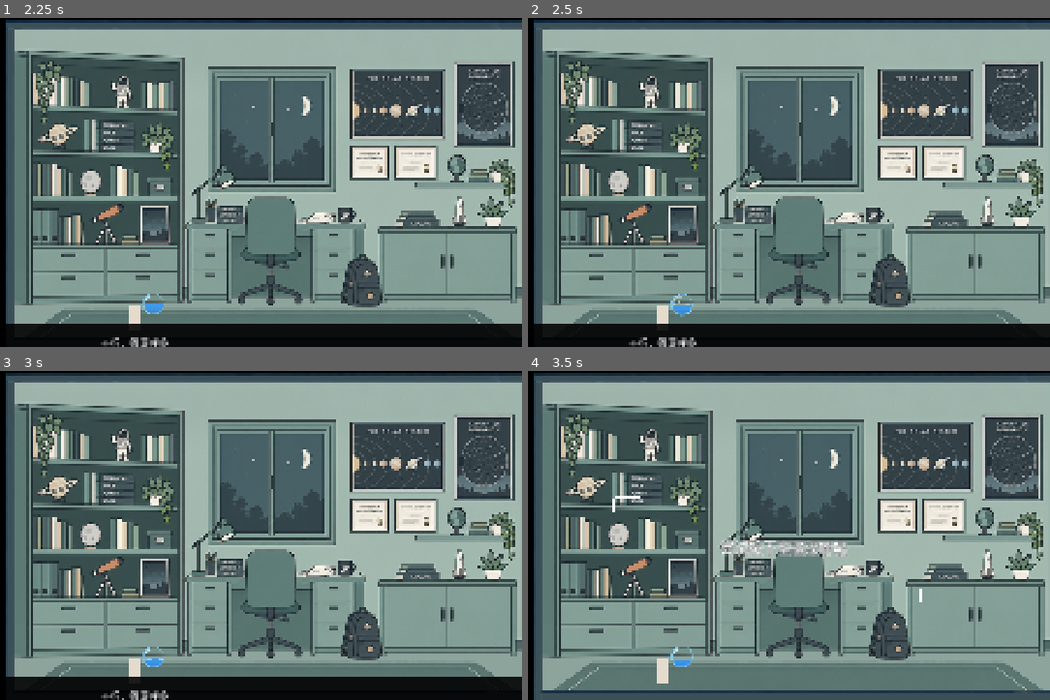
Above: before the commit, frames 1-4 (two rows, left to right).
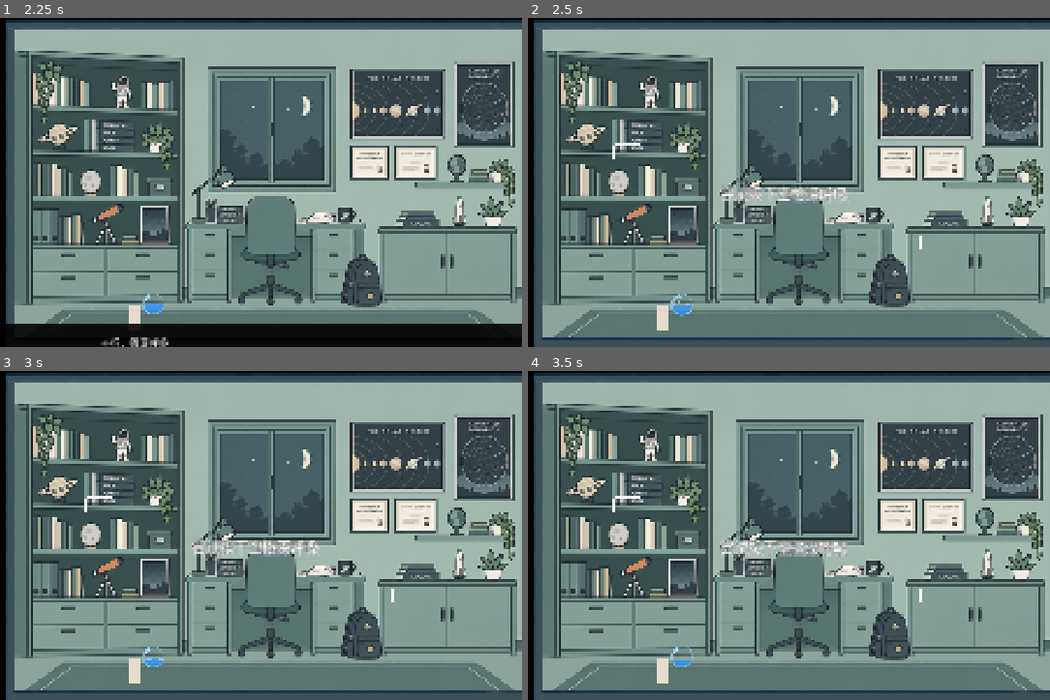
Above: after the commit, the same moments.

Repository: genshi-kotoba/Spine
Game: Godot game, scene res://scenes/c3_level.tscn
The game is run twice, just before and just after one commit, with the same random seed, the same clock (stepped at 60 frames per second) and the same inputs.
Inputs (mouse positions are in pixels of both pictures, inside the frame that each line leads up to):
- Up to frame 1 (2.25 s): tap Enter at 0.5, 0.6, 1.55, 2 s; move the mouse to (302, 166) at 0.52 s; hold D (move_right) 0.53-1.28 s; click (302, 166) at 0.67 s; tap Keypad Enter at 0.8, 1.35 s; tap Space (breathe) at 1.25 s; move the mouse to (outside the picture) at 1.27 s; hold A (move_left) 1.28-2.03 s; move the mouse to (214, 110) at 2.02 s; hold D (move_right) from 2.03 s (still down); hold Space (breathe) from 2.03 s (still down)
- Up to frame 2 (2.5 s): keep holding D (move_right); keep holding Space (breathe); tap Keypad Enter at 2.3 s
- Up to frame 3 (3 s): keep holding D (move_right); move the mouse to (93, 601) at 2.77 s; release Space (breathe) at 2.78 s; tap T (dialogue_t) at 2.85 s; click (93, 601) at 2.92 s
- Up to frame 4 (3.5 s): keep holding D (move_right); tap Enter at 3.05 s

Frame 1 is identical in both runs. In frame 2, 7.6% of the frame differs, in the area x 1-100%, y 37-100%; in frame 3, 7.7%; in frame 4, nothing differs.

Commit message:
fix(dialogue): advance interactive lines with any key

Diff:
--- a/Spine/scripts/ui/DialogueBox.gd
+++ b/Spine/scripts/ui/DialogueBox.gd
@@ -2,7 +2,7 @@
 extends CanvasLayer
 ## DialogueBox — 剧情对话 UI
 ## 文本左右居中、距画面下边缘 100px（锚点布局，分辨率变化保持相对位置）。
-## 交互模式：Enter 切句 + 1s 冷却 + 锁定输入；自动模式：每句 4s 自动切换，不锁输入。
+## 交互模式：任意键切句 + 1s 冷却 + 锁定输入；自动模式：每句 4s 自动切换，不锁输入。
 
 ## 播完一段对话时发出（DialogueManager 监听以驱动队列）
 signal dialogue_finished
@@ -62,8 +62,7 @@
 func _unhandled_input(event: InputEvent) -> void:
 	if not _active or _mode != MODE_INTERACTIVE:
 		return
-	if event is InputEventKey and event.pressed and not event.echo \
-		and (event.keycode == KEY_ENTER or event.keycode == KEY_KP_ENTER):
+	if event is InputEventKey and event.pressed and not event.echo:
 		# 全程拦截按键，防止穿透到游戏场景
 		get_viewport().set_input_as_handled()
 		if Time.get_ticks_msec() < _cooldown_until_msec:
